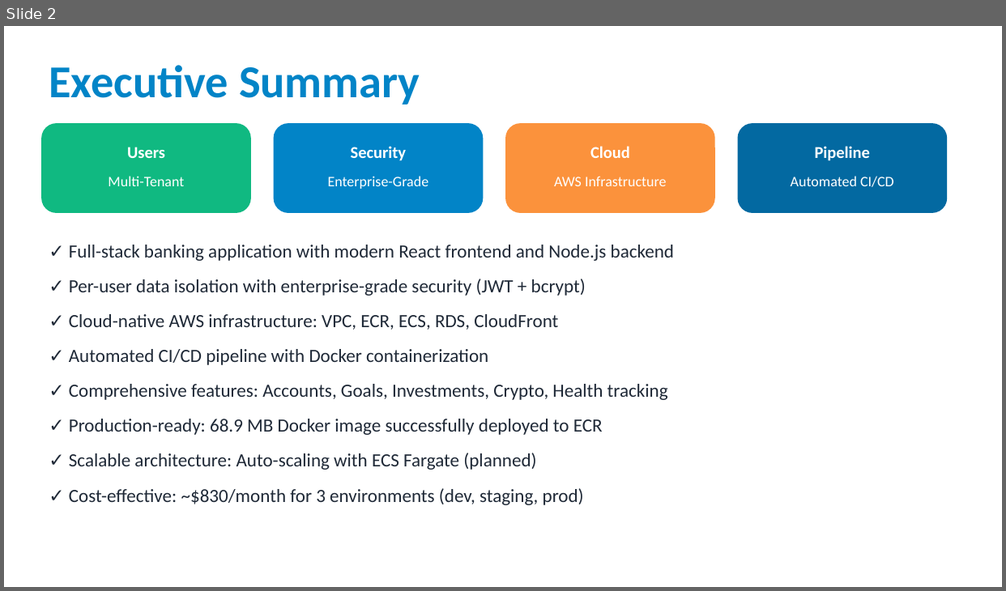
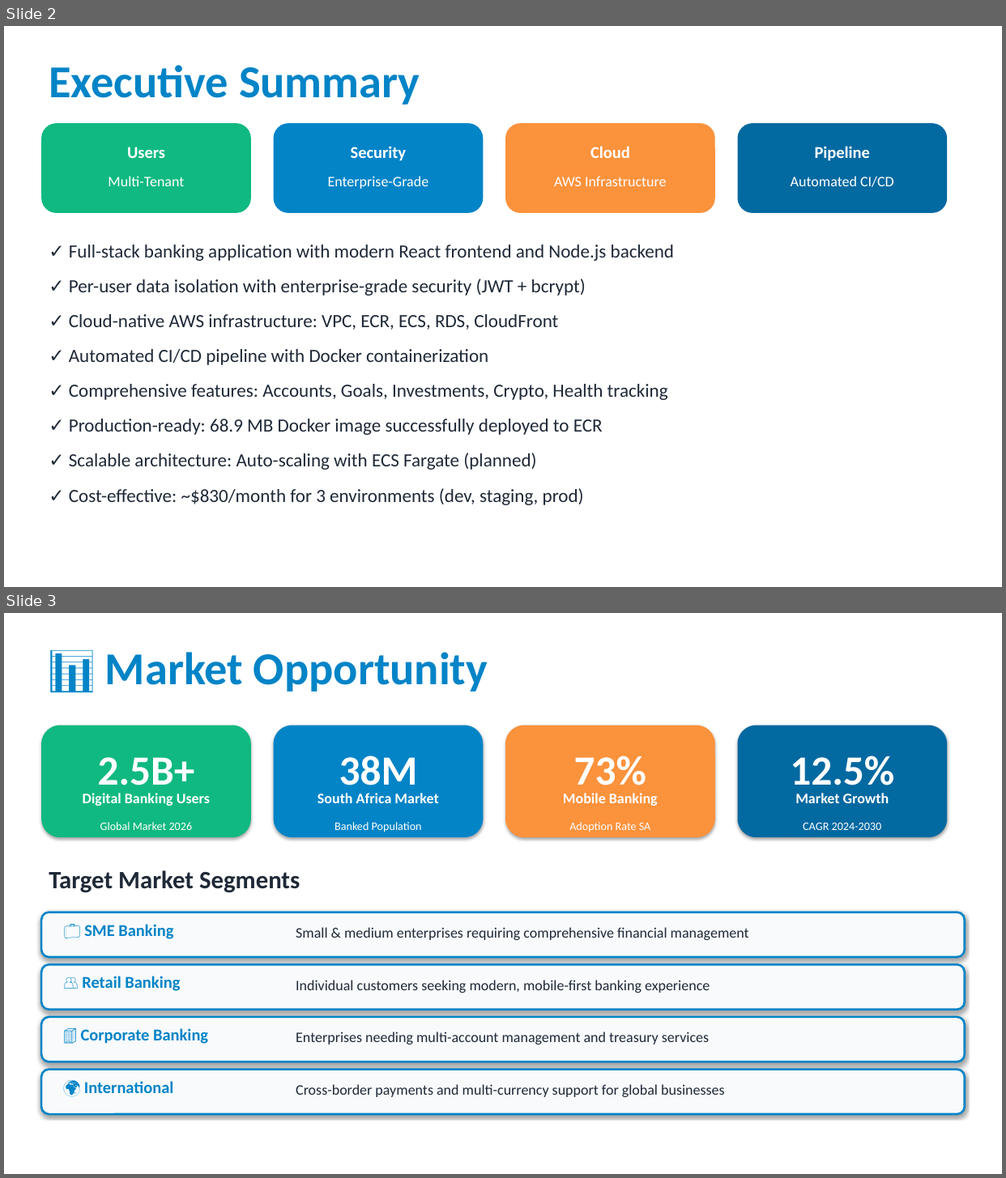
Before and after one commit to J-S-O-N/myrepo, a slide deck: docs/BankApp_Executive_Presentation.pptx. Shown one above the other, each under a label of ours: slide 2 before the commit, slides 2 and 3 after it. The pictures are 1006x591 and 1006x1178 pixels, drawn with LibreOffice and Linux fonts; fonts in the diff are those of the drawing. Boxes give left, top, right and bottom in pixels: in the first picture for what was removed or moved away, otherwise in the second. Text is boxed around its words. In the diff, an @@ line names an element or a change of style, - is before the commit and + after.

```diff
--- a/docs/BankApp_Executive_Presentation.pptx
+++ b/docs/BankApp_Executive_Presentation.pptx
@@ slide 3 added at <box>4,613,1002,1174</box>, background #FFFFFF @@
@@ text added at <box>105,652,488,692</box>, 44 pt, text #0284C7, bold @@
+📊 Market Opportunity
@@ rounded rectangle added at <box>41,726,251,837</box>, fill #10B981 @@
@@ rounded rectangle added at <box>274,726,484,837</box>, fill #0284C7 @@
@@ rounded rectangle added at <box>505,726,715,837</box>, fill #FB923C @@
@@ rounded rectangle added at <box>738,726,948,837</box>, fill #0369A1 @@
@@ text added at <box>98,757,195,795</box>, 40 pt, text #FFFFFF, bold @@
+2.5B+
@@ text added at <box>339,756,418,795</box>, 40 pt, text #FFFFFF, bold @@
+38M
@@ text added at <box>574,756,646,795</box>, 40 pt, text #FFFFFF, bold @@
+73%
@@ text added at <box>790,756,894,795</box>, 40 pt, text #FFFFFF, bold @@
+12.5%
@@ text added at <box>83,793,210,806</box>, 14 pt, text #FFFFFF, bold @@
+Digital Banking Users
@@ text added at <box>317,793,438,803</box>, 14 pt, text #FFFFFF, bold @@
+South Africa Market
@@ text added at <box>563,793,658,806</box>, 14 pt, text #FFFFFF, bold @@
+Mobile Banking
@@ text added at <box>795,793,889,803</box>, 14 pt, text #FFFFFF, bold @@
+Market Growth
@@ text added at <box>100,822,193,830</box>, 11 pt, text #FFFFFF @@
+Global Market 2026
@@ text added at <box>334,822,422,833</box>, 11 pt, text #FFFFFF @@
+Banked Population
@@ text added at <box>569,822,651,832</box>, 11 pt, text #FFFFFF @@
+Adoption Rate SA
@@ text added at <box>803,823,882,830</box>, 11 pt, text #FFFFFF @@
+CAGR 2024-2030
@@ text added at <box>49,871,300,893</box>, 24 pt, text #1F2937, bold @@
+Target Market Segments
@@ rounded rectangle added at <box>41,913,965,957</box>, fill #F8FAFC, outline #0284C7 2 pt @@
@@ text added at <box>84,924,173,939</box>, 16 pt, text #0284C7, bold @@
+💼 SME Banking
@@ text added at <box>296,927,749,940</box>, 14 pt, text #1F2937 @@
+Small & medium enterprises requiring comprehensive financial management
@@ rounded rectangle added at <box>41,965,965,1010</box>, fill #F8FAFC, outline #0284C7 2 pt @@
@@ text added at <box>82,976,180,991</box>, 16 pt, text #0284C7, bold @@
+👥 Retail Banking
@@ text added at <box>296,980,710,993</box>, 14 pt, text #1F2937 @@
+Individual customers seeking modern, mobile-first banking experience
@@ rounded rectangle added at <box>41,1017,965,1063</box>, fill #F8FAFC, outline #0284C7 2 pt @@
@@ text added at <box>81,1029,208,1044</box>, 16 pt, text #0284C7, bold @@
+🏢 Corporate Banking
@@ text added at <box>296,1032,709,1045</box>, 14 pt, text #1F2937 @@
+Enterprises needing multi-account management and treasury services
@@ rounded rectangle added at <box>41,1070,965,1114</box>, fill #F8FAFC, outline #0284C7 2 pt @@
@@ text added at <box>84,1081,174,1093</box>, 16 pt, text #0284C7, bold @@
+🌍 International
@@ text added at <box>296,1084,725,1097</box>, 14 pt, text #1F2937 @@
+Cross-border payments and multi-currency support for global businesses
```
Also in this commit, not shown: 3 other slides added, 1 other file.
